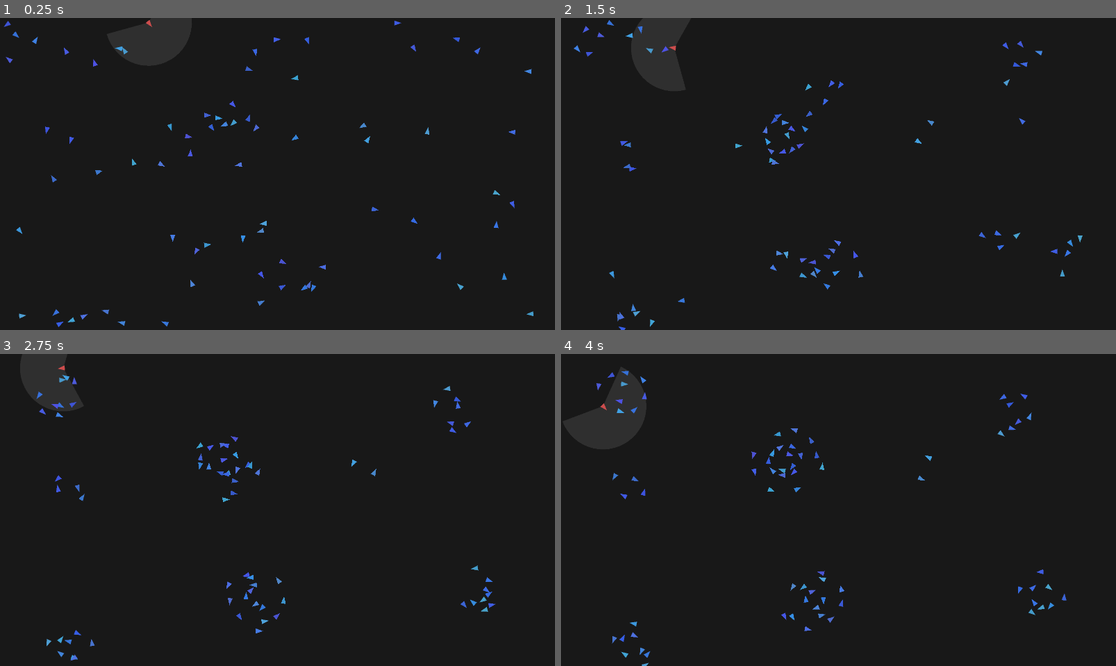
Above: before the commit, frames 1-4 (two rows, left to right).
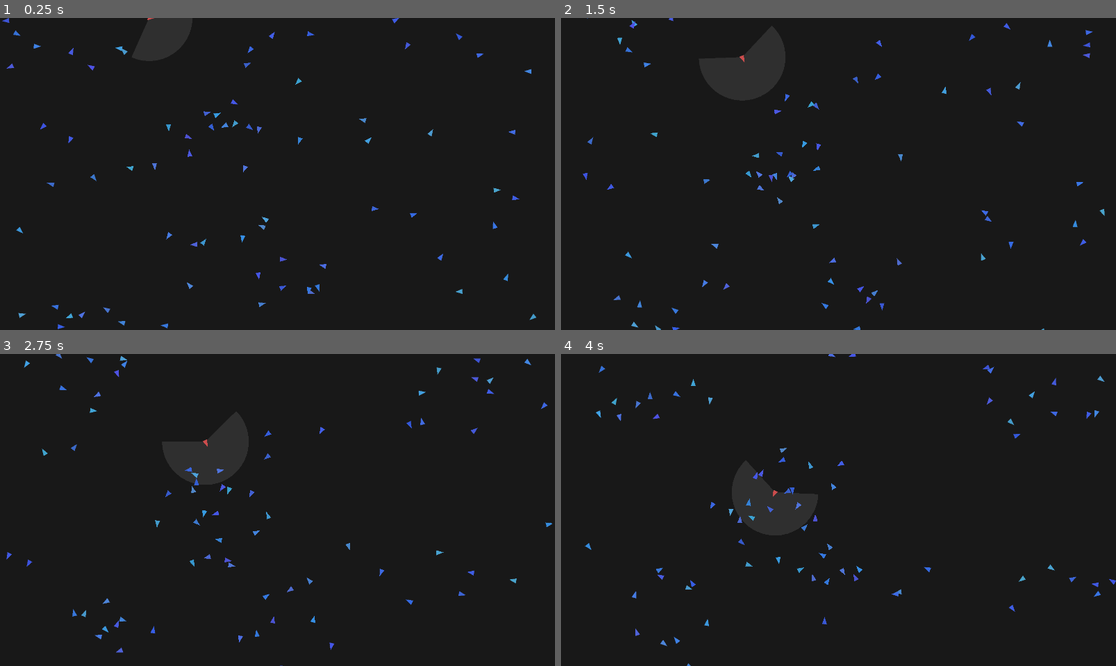
Above: after the commit, the same moments.

Repository: Indull0/BoidsSimulation
Game: Godot game, scene res://Main.tscn
Same seed, same stepped clock (60 frames per second), same inputs: the game is played once before the commit and once after it.
Inputs:
- Up to frame 1 (0.25 s): no input
- Up to frame 2 (1.5 s): no input
- Up to frame 3 (2.75 s): no input
- Up to frame 4 (4 s): no input

The runs differ from the first frame. In frame 1, 1.3% of the frame differs, in the area x 0-97%, y 0-100%; in frame 2, 1.7%; in frame 3, 1.8%; in frame 4, 1.8%, in the area x 4-100%, y 0-100%.

Commit message:
Big group spinnin

Diff:
--- a/main.gd
+++ b/main.gd
@@ -13,7 +13,7 @@
 var turn_speed = PI / 16
 var avoidance_force = 0.15
 var localCenterRadius = 200
-var centeringUrge = 0.05
+var centeringUrge = 0.015
 
 
 func draw_circle_arc_poly(center, radius, angle_from, angle_to, color):
